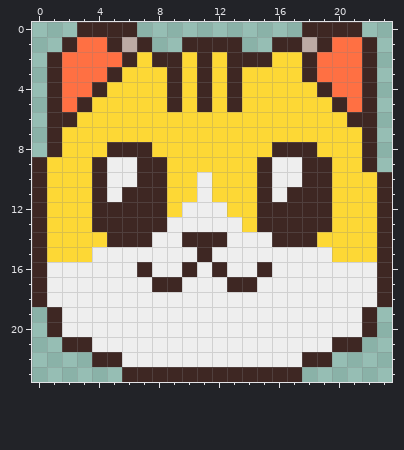
A pixel-art sprite gets an edit: assets/images/8-icon.png. The picture above was drawn from the file before the commit.
The file is 24x24 pixels.
Once edited:
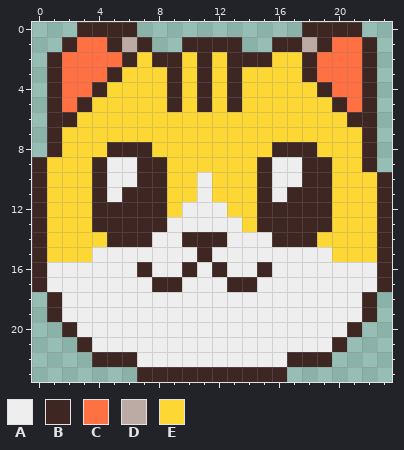
Palette (. is transparent): A #eeeeee  B #3e2723  C #ff7043  D #bcaaa4  E #fdd835
Change:
{"y":18,"x":0,"old":"BA","new":".B"}
{"y":18,"x":22,"old":"AB","new":"B."}
{"y":20,"x":1,"old":"BA","new":".B"}
{"y":20,"x":21,"old":"AB","new":"B."}
{"y":21,"x":2,"old":"B","new":"."}
{"y":21,"x":21,"old":"B","new":"."}
{"y":22,"x":6,"old":"A","new":"B"}
{"y":22,"x":17,"old":"A","new":"B"}
{"y":23,"x":6,"old":"B","new":"."}
{"y":23,"x":17,"old":"B","new":"."}
